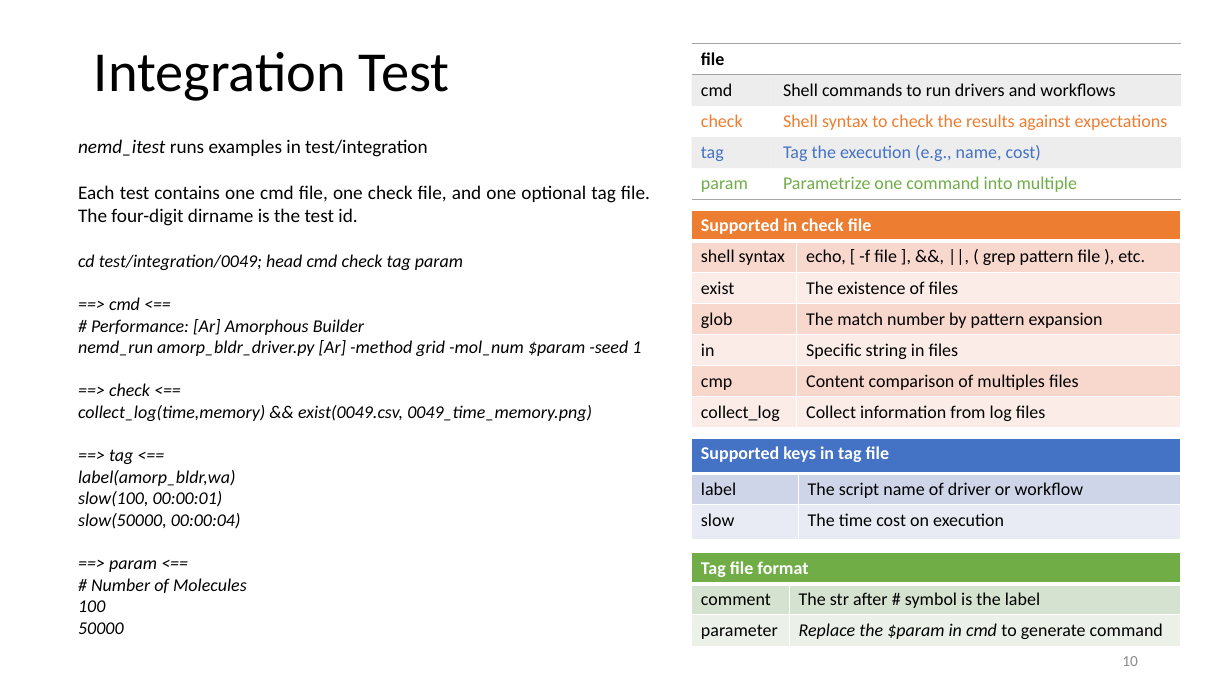
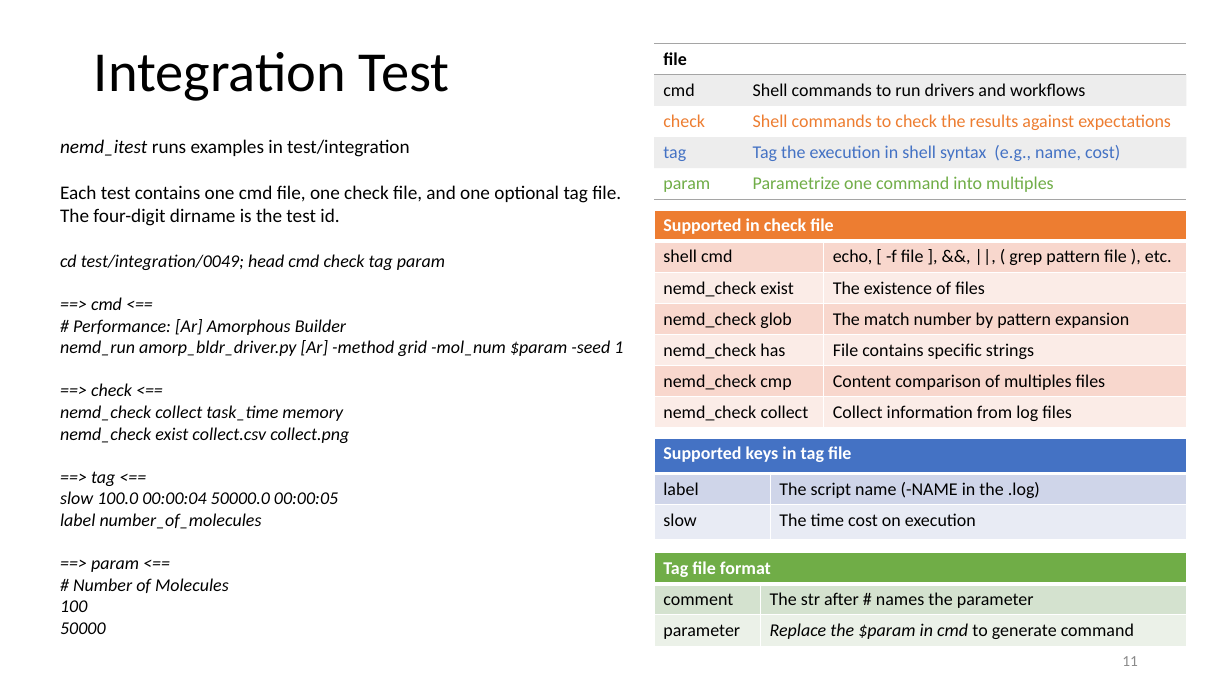
Before and after one commit to zhteg4pvt/nemd, a slide deck: slide 11 of docs/power_point/nemd.pptx (slide 10 before the commit). Drawn at 1232x693 pixels with LibreOffice and Linux fonts; fonts in the diff are those of the drawing. Boxes give left, top, right and bottom in pixels: in the first picture for what was removed or moved away, otherwise in the second. Text is boxed around its words. In the diff, an @@ line names an element or a change of style, - is before the commit and + after.

```diff
--- a/docs/power_point/nemd.pptx
+++ b/docs/power_point/nemd.pptx
@@ table at <box>654,43,1187,198</box> @@
-row 3, column 2: Shell syntax to check the results against expectations
+row 3, column 2: Shell commands to check the results against expectations
-row 4, column 2: Tag the execution (e.g., name, cost)
+row 4, column 2: Tag the execution in shell syntax (e.g., name, cost)
-row 5, column 2: Parametrize one command into multiple
+row 5, column 2: Parametrize one command into multiples
@@ table: place and size @@
-table at <box>692,43,1182,198</box>
+table at <box>654,43,1187,198</box>
@@ text "nemd_itest runs examples in test/integration": place and size @@
-text "nemd_itest runs examples in test/integration" at <box>78,139,650,634</box>
+text "nemd_itest runs examples in test/integration" at <box>60,139,623,634</box>
@@ text at <box>60,185,621,226</box>: text changed @@
-Each test contains one cmd file, one check file, and one optional tag file. The four-digit dirname is the test id.
+Each test contains one cmd file, one check file, and one optional tag file.
+The four-digit dirname is the test id.
@@ table at <box>654,210,1187,425</box> @@
-row 2, column 1: shell syntax
+row 2, column 1: shell cmd
-row 3, column 1: exist
+row 3, column 1: nemd_check exist
-row 4, column 1: glob
+row 4, column 1: nemd_check glob
-row 5, column 1: in
+row 5, column 1: nemd_check has
-row 5, column 2: Specific string in files
+row 5, column 2: File contains specific strings
-row 6, column 1: cmp
+row 6, column 1: nemd_check cmp
-row 7, column 1: collect_log
+row 7, column 1: nemd_check collect
@@ table: place and size @@
-table at <box>692,210,1182,425</box>
+table at <box>654,210,1187,425</box>
@@ text at <box>60,405,349,443</box>: text changed @@
-collect_log(time,memory) && exist(0049.csv, 0049_time_memory.png)
+nemd_check collect task_time memory
+nemd_check exist collect.csv collect.png
@@ table at <box>654,438,1188,540</box> @@
-row 2, column 2: The script name of driver or workflow
+row 2, column 2: The script name (-NAME in the .log)
@@ table: place and size @@
-table at <box>692,438,1181,540</box>
+table at <box>654,438,1188,540</box>
@@ text at <box>60,491,338,529</box>: text changed @@
-label(amorp_bldr,wa)
-slow(100, 00:00:01)
-slow(50000, 00:00:04)
+slow 100.0 00:00:04 50000.0 00:00:05
+label number_of_molecules
@@ table at <box>654,553,1187,646</box> @@
-row 2, column 2: The str after # symbol is the label
+row 2, column 2: The str after # names the parameter
@@ table: place and size @@
-table at <box>692,553,1182,646</box>
+table at <box>654,553,1187,646</box>
@@ page number at <box>1122,656,1138,666</box>: text changed @@
-10
+11
```
Also in this commit, not shown: 7 other slides changed, 1 slide added, 16 other files.
